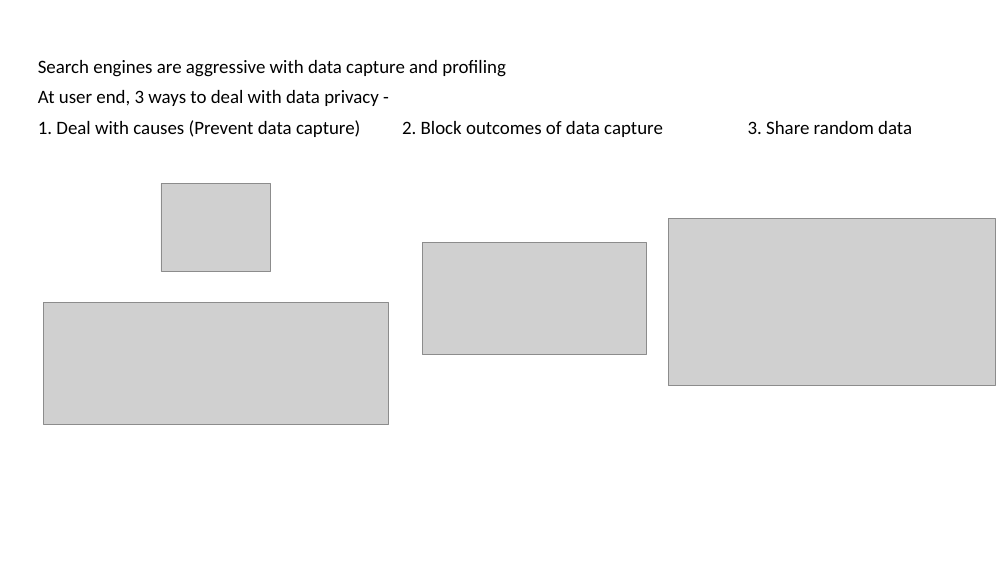
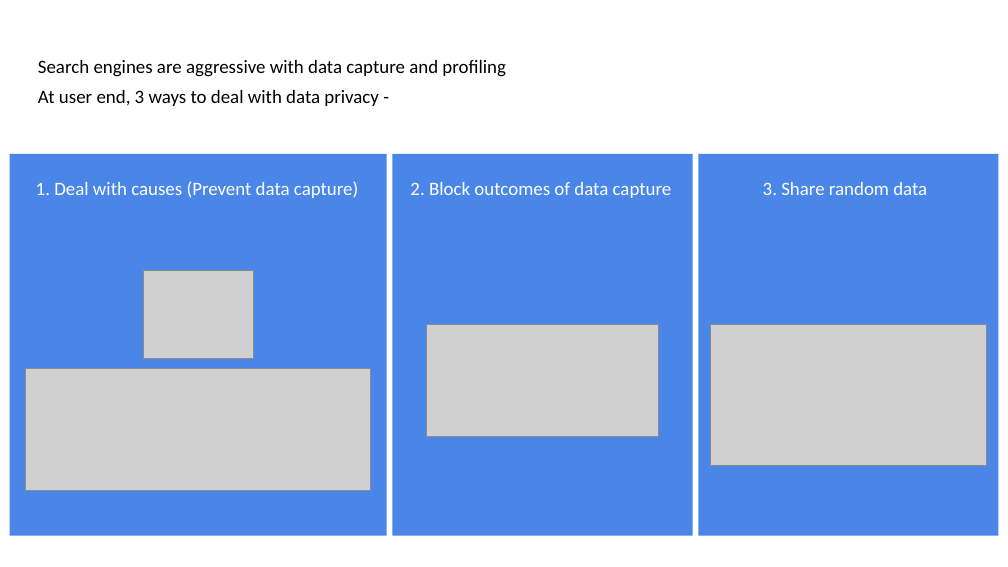
Before and after one commit to JayLohokare/who-am-I, a slide deck: slide 5 of Who am I.pptx. Drawn at 1008x567 pixels with LibreOffice and Linux fonts; fonts in the diff are those of the drawing; grey boxes stand for pictures. Boxes give left, top, right and bottom in pixels: in the first picture for what was removed or moved away, otherwise in the second. Text is boxed around its words. In the diff, an @@ line names an element or a change of style, - is before the commit and + after.

```diff
--- a/Who am I.pptx
+++ b/Who am I.pptx
@@ rectangle added at <box>10,154,387,536</box>, fill #4A86E8 @@
@@ text "1. Deal with causes (Prevent ...": place and size @@
-text "1. Deal with causes (Prevent ..." at <box>38,120,360,137</box>
+text "1. Deal with causes (Prevent ..." at <box>36,181,358,198</box>
@@ rectangle added at <box>392,154,693,536</box>, fill #4A86E8 @@
@@ text "2. Block outcomes of data ...": place and size @@
-text "2. Block outcomes of data ..." at <box>402,121,663,137</box>
+text "2. Block outcomes of data ..." at <box>410,182,672,198</box>
@@ rectangle added at <box>699,154,999,536</box>, fill #4A86E8 @@
@@ text colour #000000 to #FFFFFF in 3 elements at <box>36,181,358,198</box>, <box>410,182,672,198</box>, <box>763,182,927,195</box> @@
@@ text "3. Share random data": place and size @@
-text "3. Share random data" at <box>748,121,912,134</box>
+text "3. Share random data" at <box>763,182,927,195</box>
@@ picture removed at <box>161,184,271,271</box> @@
@@ picture removed at <box>668,219,996,386</box> @@
@@ picture added at <box>144,271,253,358</box> @@
@@ picture: place and size @@
-picture at <box>422,243,646,355</box>
+picture at <box>426,324,659,436</box>
@@ picture added at <box>710,324,986,465</box> @@
@@ picture: place and size @@
-picture at <box>43,302,388,424</box>
+picture at <box>26,369,371,491</box>
```
Also in this commit, not shown: 19 other slides changed.
